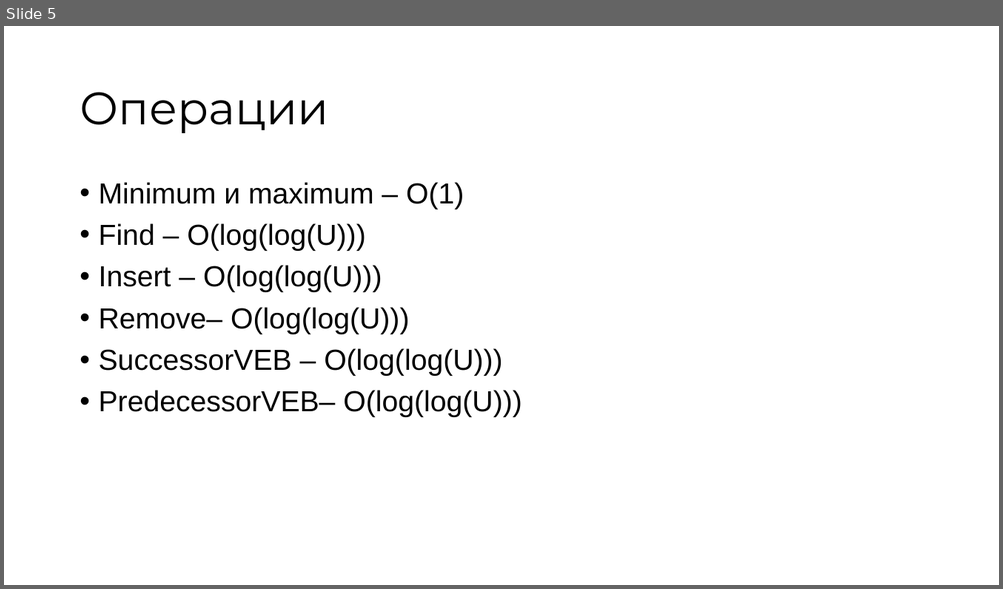
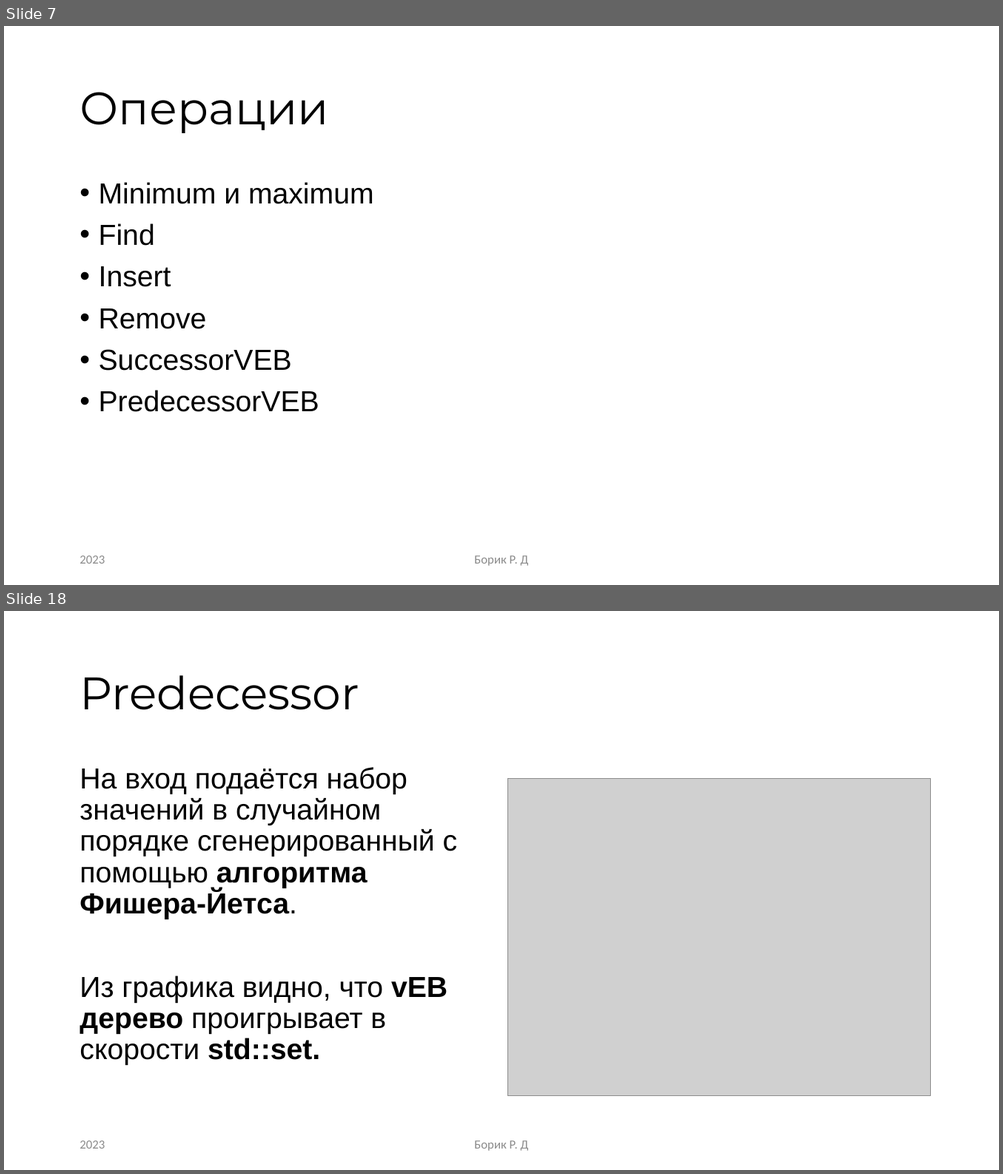
Before and after one commit to RandomServant/Van-Emde-Boas-tree, a slide deck: Presentation van Emde Boas tree.pptx. Shown one above the other, each under a label of ours: slide 5 before the commit, slides 7 and 18 after it; the slides between them are not shown. The pictures are 1003x589 and 1003x1174 pixels, drawn with LibreOffice and Linux fonts; fonts in the diff are those of the drawing; grey boxes stand for pictures. Boxes give left, top, right and bottom in pixels: in the first picture for what was removed or moved away, otherwise in the second. Text is boxed around its words. In the diff, an @@ line names an element or a change of style, - is before the commit and + after.

```diff
--- a/Presentation van Emde Boas tree.pptx
+++ b/Presentation van Emde Boas tree.pptx
@@ slide 18 added at <box>4,611,999,1170</box>, background #FFFFFF @@
@@ title added at <box>79,675,359,710</box>, 44 pt, text #000000 @@
+Predecessor
@@ text added at <box>79,767,458,1065</box>, 28 pt, text #000000 @@
+На вход подаётся набор значений в случайном порядке сгенерированный с помощью алгоритма Фишера-Йетса.
+Из графика видно, что vEB дерево проигрывает в скорости std::set.
@@ picture added at <box>508,779,930,1096</box> @@
@@ text added at <box>79,1141,105,1149</box>, 12 pt, text #8C8C8C @@
+2023
@@ text added at <box>474,1141,529,1151</box>, 12 pt, text #8C8C8C @@
+Борик Р. Д
@@ what was slide 5 is now slide 7 @@
@@ slide 7 changed as well @@
@@ text at <box>99,182,374,412</box>: text changed @@
-• Minimum и maximum – O(1)
-• Find – O(log(log(U)))
-• Insert – O(log(log(U)))
-• Remove– O(log(log(U)))
-• SuccessorVEB – O(log(log(U)))
-• PredecessorVEB– O(log(log(U)))
+• Minimum и maximum
+• Find
+• Insert
+• Remove
+• SuccessorVEB
+• PredecessorVEB
@@ text added at <box>79,556,105,564</box>, 12 pt, text #8C8C8C @@
+2023
@@ text added at <box>474,556,529,566</box>, 12 pt, text #8C8C8C @@
+Борик Р. Д
```
Also in this commit, not shown: 1 other slide changed, 16 other slides added, 10 slides removed.
